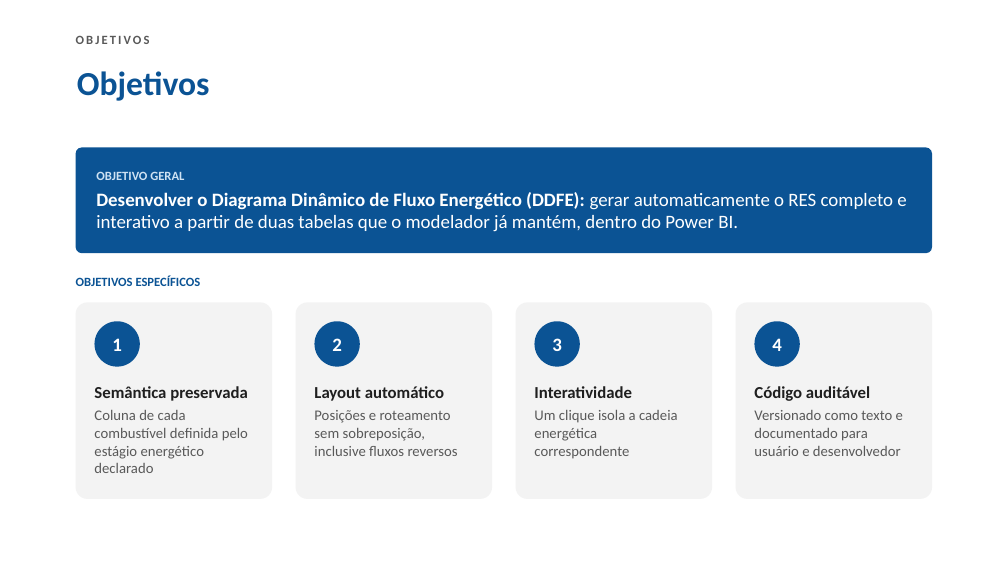
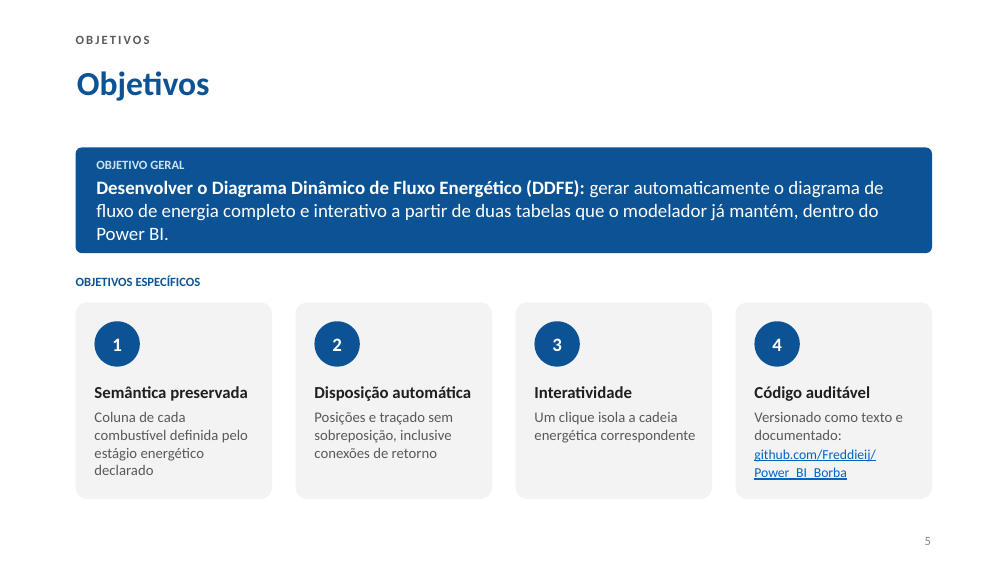
Before and after one commit to Freddieij/DDFE, a slide deck: slide 5 of Apresentacao/Apresentacao_XVI_Seminario_PIBITI.pptx. Drawn at 1008x567 pixels with LibreOffice and Linux fonts; fonts in the diff are those of the drawing. Boxes give left, top, right and bottom in pixels: in the first picture for what was removed or moved away, otherwise in the second. Text is boxed around its words. In the diff, an @@ line names an element or a change of style, - is before the commit and + after.

```diff
--- a/Apresentacao/Apresentacao_XVI_Seminario_PIBITI.pptx
+++ b/Apresentacao/Apresentacao_XVI_Seminario_PIBITI.pptx
@@ text in rounded rectangle at bbox=[96, 180, 883, 240]: text changed @@
-Desenvolver o Diagrama Dinâmico de Fluxo Energético (DDFE): gerar automaticamente o RES completo e interativo a partir de duas tabelas que o modelador já mantém, dentro do Power BI.
+Desenvolver o Diagrama Dinâmico de Fluxo Energético (DDFE): gerar automaticamente o diagrama de fluxo de energia completo e interativo a partir de duas tabelas que o modelador já mantém, dentro do Power BI.
@@ text at bbox=[314, 386, 471, 458]: text changed @@
-Layout automático
-Posições e roteamento sem sobreposição, inclusive fluxos reversos
+Disposição automática
+Posições e traçado sem sobreposição, inclusive conexões de retorno
@@ text at bbox=[94, 412, 248, 475]: more space between paragraphs @@
@@ text at bbox=[534, 412, 696, 443]: more space between paragraphs @@
@@ text at bbox=[754, 412, 903, 480]: text changed; size 14 to 13 pt; text colour #595959 to #0563C1 @@
-Versionado como texto e documentado para usuário e desenvolvedor
+Versionado como texto e documentado:
+github.com/Freddieij/
+Power_BI_Borba
@@ page number added at bbox=[925, 537, 931, 545], 12 pt, text #888888 @@
+5
```
Also in this commit, not shown: 7 other slides changed, 3 slides added, 3 slides removed, 2 other files.
